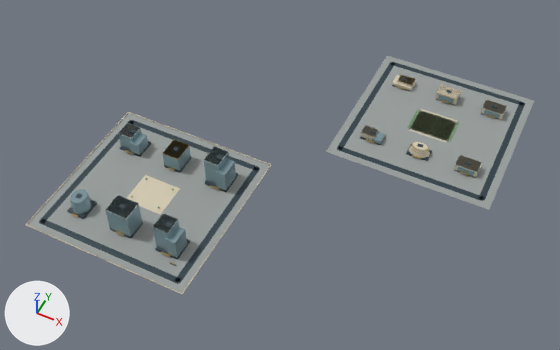
Before and after pictures for a commit that changed the glTF model web/public/assets/3d/ampliworld/GC-CITY-2030/GC-TILE-01-02.glb.
Both versions are drawn from a camera (50 mm lens) standing at (-8559.0, 12034.0, 1137.0) and looking at (-9015.0, 12947.0, -4.0). Every picture has the same lights, and +X, +Y and +Z are marked at lower left. The picture after the commit comes second. Where no turn or scale is listed for an object, it has been applied to the vertices. Vertices at exactly the same position are counted once.

Script lines for the objects in view, before the commit:
```python
ob_gc_tile_01_02_dark = bpy.data.objects.new('GC-TILE-01-02-dark', me_mesh_1)
ob_gc_tile_01_02_dark.location = (0.0, 0.0, 0.0)
ob_gc_tile_01_02_field = bpy.data.objects.new('GC-TILE-01-02-field', me_mesh_6)
ob_gc_tile_01_02_field.location = (0.0, 0.0, 0.0)
ob_gc_tile_01_02_glass = bpy.data.objects.new('GC-TILE-01-02-glass', me_mesh_4)
ob_gc_tile_01_02_glass.location = (0.0, 0.0, 0.0)
ob_gc_tile_01_02_gold = bpy.data.objects.new('GC-TILE-01-02-gold', me_mesh_3)
ob_gc_tile_01_02_gold.location = (0.0, 0.0, 0.0)
ob_gc_tile_01_02_ivory = bpy.data.objects.new('GC-TILE-01-02-ivory', me_mesh_2)
ob_gc_tile_01_02_ivory.location = (0.0, 0.0, 0.0)
ob_gc_tile_01_02_leaf = bpy.data.objects.new('GC-TILE-01-02-leaf', me_mesh_8)
ob_gc_tile_01_02_leaf.location = (0.0, 0.0, 0.0)
ob_gc_tile_01_02_paving = bpy.data.objects.new('GC-TILE-01-02-paving', me_mesh_0)
ob_gc_tile_01_02_paving.location = (0.0, 0.0, 0.0)
ob_gc_tile_01_02_white = bpy.data.objects.new('GC-TILE-01-02-white', me_mesh_5)
ob_gc_tile_01_02_white.location = (0.0, 0.0, 0.0)
```
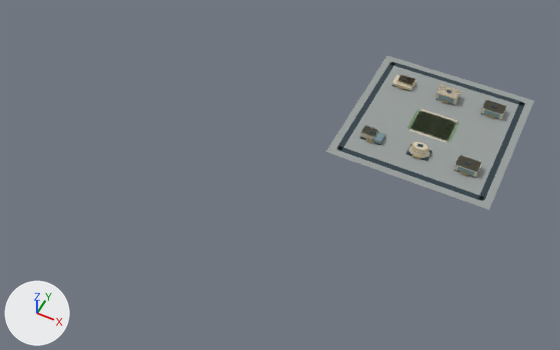
Not visible in the pictures: 'GC-TILE-01-02-leaf'.

Where the change shows, as pixel boxes (x1, y1, x2, y2) in the pictures (560 x 350 px):
'GC-TILE-01-02-paving', reshaped (59% narrower, 35% shorter): before (27, 56, 534, 293); after (326, 56, 534, 210)
'GC-TILE-01-02-dark', reshaped (61% narrower, 37% shorter): before (39, 62, 525, 284); after (336, 62, 525, 201)
'GC-TILE-01-02-glass', reshaped (69% narrower, 50% shorter): before (71, 94, 506, 259); after (372, 94, 506, 176)
'GC-TILE-01-02-ivory', reshaped (70% narrower, 53% shorter): before (25, 75, 507, 294); after (361, 75, 507, 178)
'GC-TILE-01-02-white', reshaped (63% narrower, 44% shorter): before (106, 99, 507, 233); after (361, 99, 507, 173)
'GC-TILE-01-02-gold', reshaped (69% narrower, 47% shorter): before (71, 75, 496, 265); after (366, 75, 496, 176)
part 1 of me_mesh_0, deleted: before (27, 113, 270, 293)
part 2 of me_mesh_1, deleted: before (39, 120, 260, 284)
part 3 of me_mesh_2, deleted: before (25, 112, 271, 294)
part 4 of me_mesh_3, deleted: before (71, 139, 220, 265)
part 5 of me_mesh_4, deleted: before (71, 124, 236, 259)
part 6 of me_mesh_5, deleted: before (118, 123, 139, 138)
part 7 of me_mesh_5, deleted: before (153, 213, 177, 233)
part 8 of me_mesh_5, deleted: before (204, 147, 229, 166)
part 9 of me_mesh_5, deleted: before (106, 195, 138, 219)

What the commit changed:
me_mesh_0 is used by ob_gc_tile_01_02_paving; location (0.0, 0.0, 0.0).
me_mesh_0 had 16 vertices, 24 faces and spanned x -9379.0..-8621.0, y 12621.0..13379.0, z 0.0.
me_mesh_0 now has 8 vertices, 12 faces and spans x -8959.0..-8621.0, y 13041.0..13379.0, z 0.0.
me_mesh_0 part 1: the loose piece of 8 vertices spanning x -9379.0..-9041.0, y 12621.0..12959.0, z 0.0 is deleted.
me_mesh_1 is used by ob_gc_tile_01_02_dark; location (0.0, 0.0, 0.0).
me_mesh_1 had 264 vertices, 396 faces and spanned x -9364.0..-8636.0, y 12636.0..13364.0, z 0.0..66.0.
me_mesh_1 now has 128 vertices, 192 faces and spans x -8944.0..-8636.0, y 13056.0..13364.0, z 0.0..22.0.
me_mesh_1 part 2: 17 loose pieces with 136 vertices, spanning x -9364.0..-9056.0, y 12636.0..12944.0, z 0.0..66.0, are deleted.
me_mesh_2 is used by ob_gc_tile_01_02_ivory; location (0.0, 0.0, 0.0).
me_mesh_2 had 126 vertices, 196 faces and spanned x -9380.0..-8668.0, y 12620.0..13316.0, z 0.0..21.0.
me_mesh_2 now has 78 vertices, 124 faces and spans x -8912.0..-8668.0, y 13108.0..13316.0, z 0.0..21.0.
me_mesh_2 part 3: 6 loose pieces with 48 vertices, spanning x -9380.0..-9040.0, y 12620.0..12960.0, z 0.0..2.0, are deleted.
me_mesh_3 is used by ob_gc_tile_01_02_gold; location (0.0, 0.0, 0.0).
me_mesh_3 had 348 vertices, 564 faces and spanned x -9326.0..-8681.0, y 12620.0..13317.0, z 0.0..39.0.
me_mesh_3 now has 130 vertices, 216 faces and spans x -8903.0..-8681.0, y 13104.0..13317.0, z 4.0..20.0.
me_mesh_3 part 4: 22 loose pieces with 218 vertices, spanning x -9326.0..-9081.0, y 12620.0..12904.0, z 0.0..39.0, are deleted.
me_mesh_4 is used by ob_gc_tile_01_02_glass; location (0.0, 0.0, 0.0).
me_mesh_4 had 254 vertices, 388 faces and spanned x -9334.0..-8667.0, y 12680.0..13317.0, z 0.0..64.0.
me_mesh_4 now has 104 vertices, 156 faces and spans x -8887.0..-8667.0, y 13107.0..13317.0, z 0.0..17.0.
me_mesh_4 part 5: 17 loose pieces with 150 vertices, spanning x -9334.0..-9086.0, y 12680.0..12903.0, z 0.0..64.0, are deleted.
me_mesh_5 is used by ob_gc_tile_01_02_white; location (0.0, 0.0, 0.0).
me_mesh_5 had 144 vertices, 216 faces and spanned x -9334.0..-8667.0, y 12682.0..13317.0, z 0.0..64.0.
me_mesh_5 now has 112 vertices, 168 faces and spans x -8913.0..-8667.0, y 13107.0..13317.0, z 0.0..17.0.
me_mesh_5 part 6: the loose piece of 8 vertices spanning x -9334.0..-9302.0, y 12865.0..12899.0, z 42.0..43.0 is deleted.
me_mesh_5 part 7: the loose piece of 8 vertices spanning x -9133.0..-9102.0, y 12684.0..12720.0, z 63.0 is deleted.
me_mesh_5 part 8: the loose piece of 8 vertices spanning x -9134.0..-9102.0, y 12862.0..12902.0, z 64.0 is deleted.
me_mesh_5 part 9: the loose piece of 8 vertices spanning x -9233.0..-9187.0, y 12682.0..12722.0, z 58.0..59.0 is deleted.
Object 'GC-TILE-01-02-leaf' (ob_gc_tile_01_02_leaf) is deleted.
